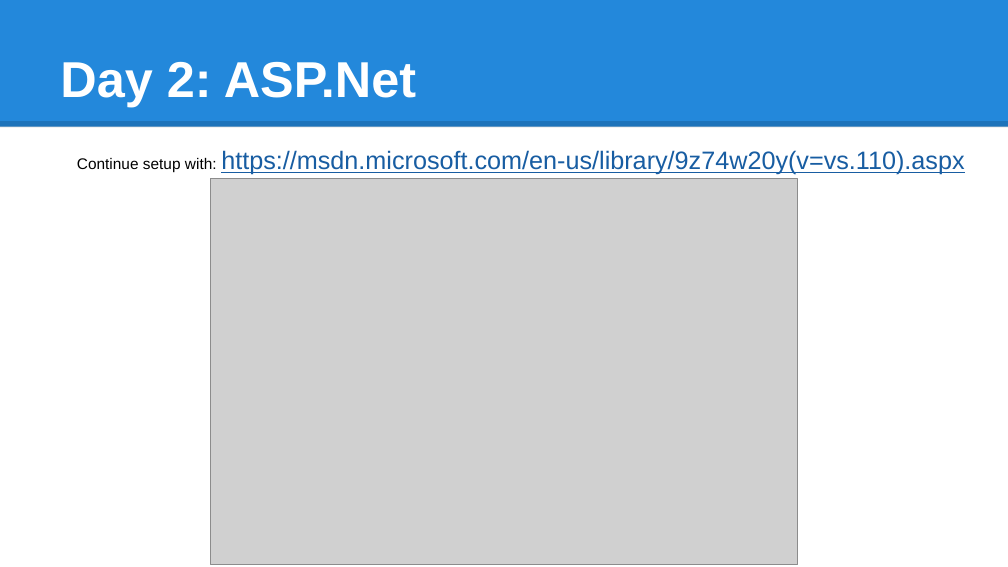
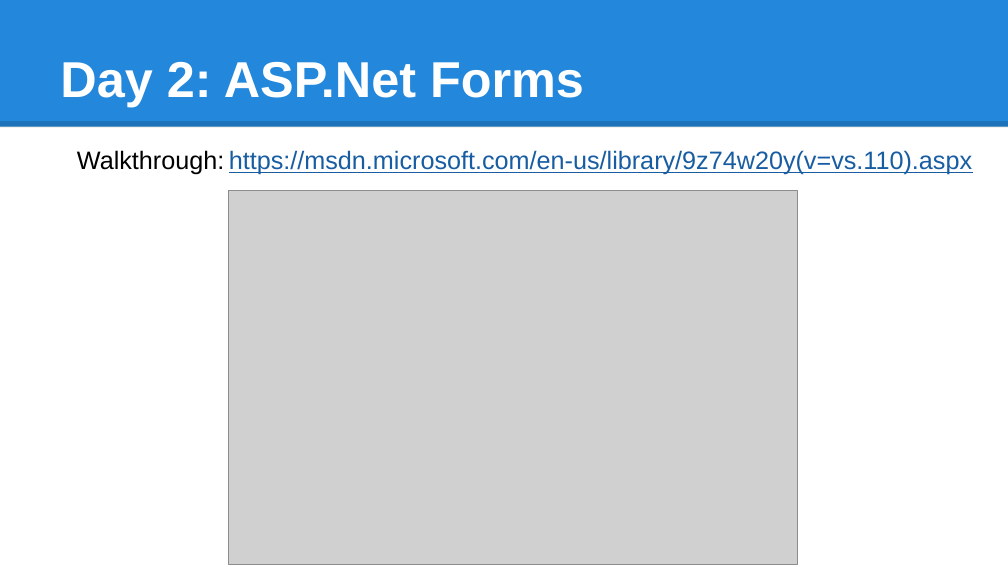
Before and after one commit to BenjaminNitschke/WebCourse, a slide deck: slide 34 of Web Course Games Academy January 2016.pptx (slide 33 before the commit). Drawn at 1008x567 pixels with LibreOffice and Linux fonts; fonts in the diff are those of the drawing; grey boxes stand for pictures. Boxes give left, top, right and bottom in pixels: in the first picture for what was removed or moved away, otherwise in the second. Text is boxed around its words. In the diff, an @@ line names an element or a change of style, - is before the commit and + after.

```diff
--- a/Web Course Games Academy January 2016.pptx
+++ b/Web Course Games Academy January 2016.pptx
@@ title at bbox=[60, 62, 584, 106]: text changed @@
-Day 2: ASP.Net
+Day 2: ASP.Net Forms
@@ text at bbox=[77, 150, 972, 175]: text changed @@
-Continue setup with: https://msdn.microsoft.com/en-us/library/9z74w20y(v=vs.110).aspx
+Walkthrough: https://msdn.microsoft.com/en-us/library/9z74w20y(v=vs.110).aspx
@@ picture: place and size @@
-picture at bbox=[211, 179, 798, 565]
+picture at bbox=[229, 191, 798, 564]
```
Also in this commit, not shown: 1 other slide changed, 11 slides added, 22 other files.
